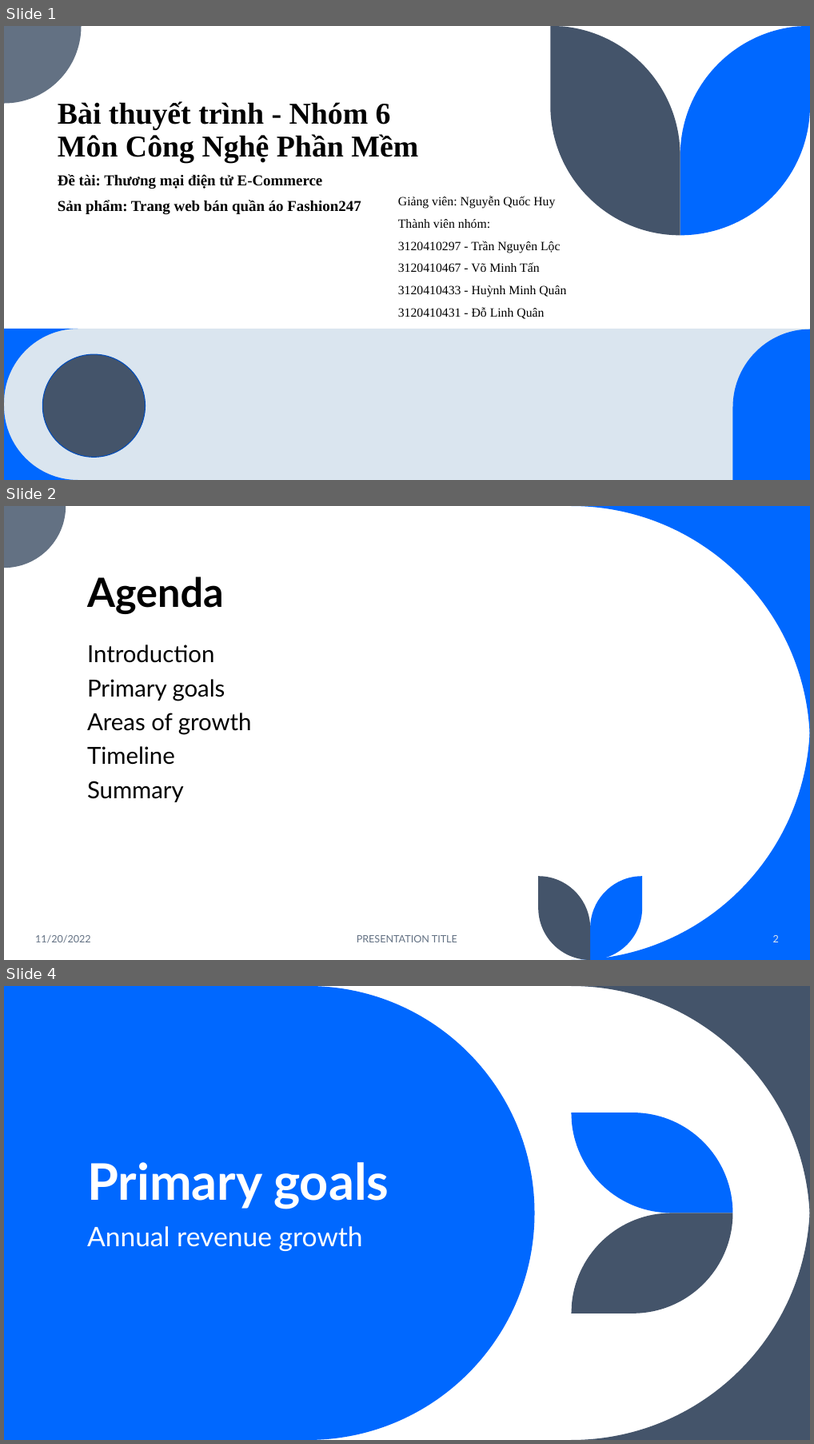
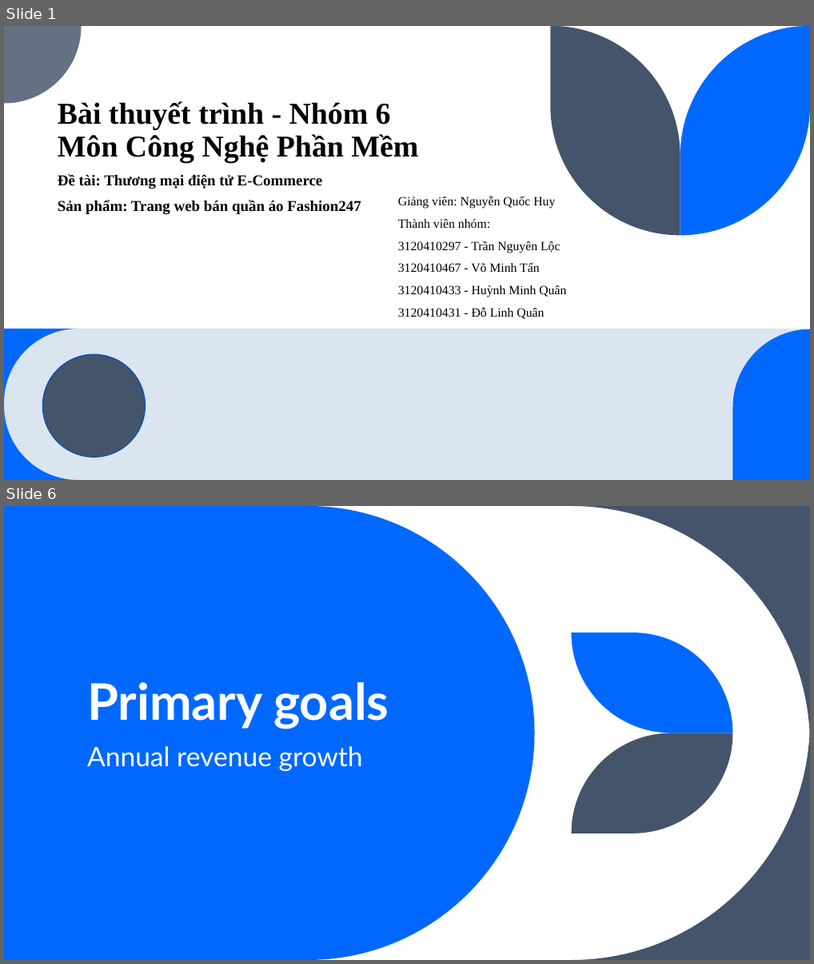
Before and after one commit to EdgarIgnite16/SGU-Course, a slide deck: Nam3_HK1/CNPM_SoftTech/N6_ECommerce_Fashion247.pptx. Shown one above the other, each under a label of ours: slides 1, 2 and 4 before the commit, slides 1 and 6 after it; the slides between them are not shown. The pictures are 814x1444 and 814x964 pixels, drawn with LibreOffice and Linux fonts; fonts in the diff are those of the drawing. Boxes give left, top, right and bottom in pixels: in the first picture for what was removed or moved away, otherwise in the second. Text is boxed around its words. In the diff, an @@ line names an element or a change of style, - is before the commit and + after.

```diff
--- a/Nam3_HK1/CNPM_SoftTech/N6_ECommerce_Fashion247.pptx
+++ b/Nam3_HK1/CNPM_SoftTech/N6_ECommerce_Fashion247.pptx
@@ slide 2 removed at (4, 506, 810, 960), background #FFFFFF @@
@@ freeform shape removed at (4, 506, 66, 568) @@
@@ freeform shape removed at (571, 506, 810, 745) @@
@@ title removed at (87, 576, 224, 614) @@
-Agenda
@@ text removed at (87, 644, 252, 802) @@
-Introduction
-Primary goals
-Areas of growth
-Timeline
-Summary
@@ freeform shape removed at (571, 720, 810, 960) @@
@@ freeform shape removed at (539, 876, 591, 960) @@
@@ freeform shape removed at (591, 876, 643, 960) @@
@@ text removed at (35, 935, 91, 943) @@
-11/20/2022
@@ text removed at (357, 935, 458, 942) @@
-PRESENTATION TITLE
@@ page number removed at (774, 935, 779, 942) @@
-2
@@ what was slide 4 is now slide 6 @@
```
Also in this commit, not shown: 10 slides changed, 4 slides added, 1 other slide removed, 31 other files.
